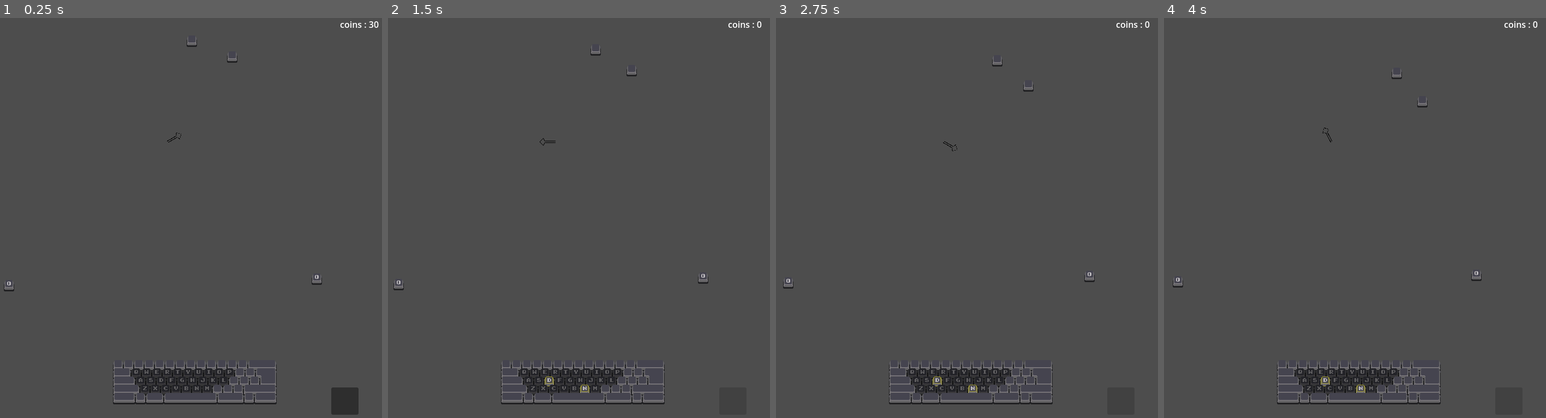
Above: before the commit, frames 1-4 (left to right).
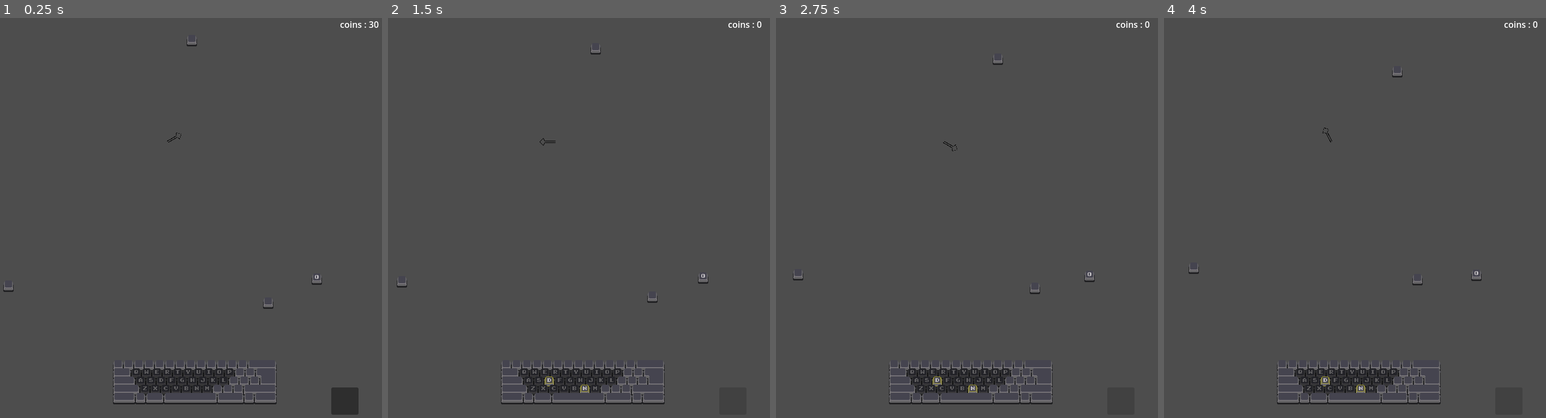
Above: after the commit, the same moments.

Repository: youchanje30/Help-Me-KeyBoard-Warrior
Game: Godot game, scene res://Scenes/test_main.tscn
Same seed, same stepped clock (60 frames per second), same inputs: the game is played once before the commit and once after it.
Inputs (mouse positions are in pixels of both pictures, inside the frame that each line leads up to):
- Up to frame 1 (0.25 s): no input
- Up to frame 2 (1.5 s): click (731, 402) at 0.5 s; click (731, 402) at 1.25 s
- Up to frame 3 (2.75 s): click (1119, 402) at 2 s
- Up to frame 4 (4 s): tap Enter (ui_accept) at 2.75, 3.02, 3.77 s

The runs differ from the first frame. In frame 1, less than 0.1% of the frame differs, in the area x 0-72%, y 5-73%; in frame 2, 0.1%; in frame 3, 0.1%, in the area x 1-70%, y 9-70%; in frame 4, 0.1%.

Commit message:
jump move enemy
add curve to move

Diff:
--- /dev/null
+++ b/Scenes/Enemys/JumpEnemy.tscn
@@ -0,0 +1,71 @@
+[gd_scene load_steps=8 format=3 uid="uid://b08kr1bxh5jwh"]
+
+[ext_resource type="Script" path="res://Scripts/Enemys/JumpEnemy.gd" id="1_w0y33"]
+[ext_resource type="Texture2D" uid="uid://c33vrem1320xw" path="res://Sprites/Keyboards/AllKeys/EMPTY1.png" id="2_is6mj"]
+
+[sub_resource type="Curve" id="Curve_khcus"]
+_data = [Vector2(0.499382, 0), 0.0, 0.0, 0, 0, Vector2(0.747837, 1), 0.0, 0.0, 0, 0, Vector2(0.998764, 0.00483954), 0.0, 0.0, 0, 0]
+point_count = 3
+
+[sub_resource type="RectangleShape2D" id="RectangleShape2D_44i8h"]
+size = Vector2(19, 21)
+
+[sub_resource type="Animation" id="Animation_36ghf"]
+resource_name = "Hurt"
+length = 0.5
+tracks/0/type = "value"
+tracks/0/imported = false
+tracks/0/enabled = true
+tracks/0/path = NodePath("Sprite2D:modulate")
+tracks/0/interp = 1
+tracks/0/loop_wrap = true
+tracks/0/keys = {
+"times": PackedFloat32Array(0, 0.05, 0.4),
+"transitions": PackedFloat32Array(1, 1, 1),
+"update": 0,
+"values": [Color(1, 1, 1, 1), Color(1, 0.260006, 0.200835, 1), Color(1, 1, 1, 1)]
+}
+
+[sub_resource type="Animation" id="Animation_iyrhp"]
+length = 0.001
+tracks/0/type = "value"
+tracks/0/imported = false
+tracks/0/enabled = true
+tracks/0/path = NodePath("Sprite2D:modulate")
+tracks/0/interp = 1
+tracks/0/loop_wrap = true
+tracks/0/keys = {
+"times": PackedFloat32Array(0),
+"transitions": PackedFloat32Array(1),
+"update": 0,
+"values": [Color(1, 1, 1, 1)]
+}
+
+[sub_resource type="AnimationLibrary" id="AnimationLibrary_ppm2c"]
+_data = {
+"Hurt": SubResource("Animation_36ghf"),
+"RESET": SubResource("Animation_iyrhp")
+}
+
+[node name="JumpEnemy" type="Node2D"]
+script = ExtResource("1_w0y33")
+speed_curve = SubResource("Curve_khcus")
+
+[node name="Sprite2D" type="Sprite2D" parent="."]
+texture = ExtResource("2_is6mj")
+centered = false
+region_enabled = true
+region_rect = Rect2(0, 0, 19, 21)
+
+[node name="Area2D" type="Area2D" parent="."]
+monitoring = false
+
+[node name="CollisionShape2D" type="CollisionShape2D" parent="Area2D"]
+position = Vector2(9.5, 10.5)
+shape = SubResource("RectangleShape2D_44i8h")
+
+[node name="Animation Player" type="AnimationPlayer" parent="."]
+deterministic = true
+libraries = {
+"": SubResource("AnimationLibrary_ppm2c")
+}
--- a/Scripts/Enemys/JumpEnemy.gd
+++ b/Scripts/Enemys/JumpEnemy.gd
@@ -1,11 +1,17 @@
 extends IEnemy
 
 var move_vec : Vector2
-@export var speed : float = 3
+@export var speed : float = 50
+@export var speed_curve : Curve
+var cur_time : float
 
 func _ready() -> void:
 	super._ready()
 	move_vec = -self.global_position.normalized()
+	cur_time = 0
 
 func move(delta):
-	translate(move_vec * speed * delta)
+	var time = clampf(cur_time + delta, 0, 1)
+	var speed = speed_curve.sample(time)
+	translate(move_vec * 50 * speed * delta)
+	cur_time = time if time < 1 else 0
